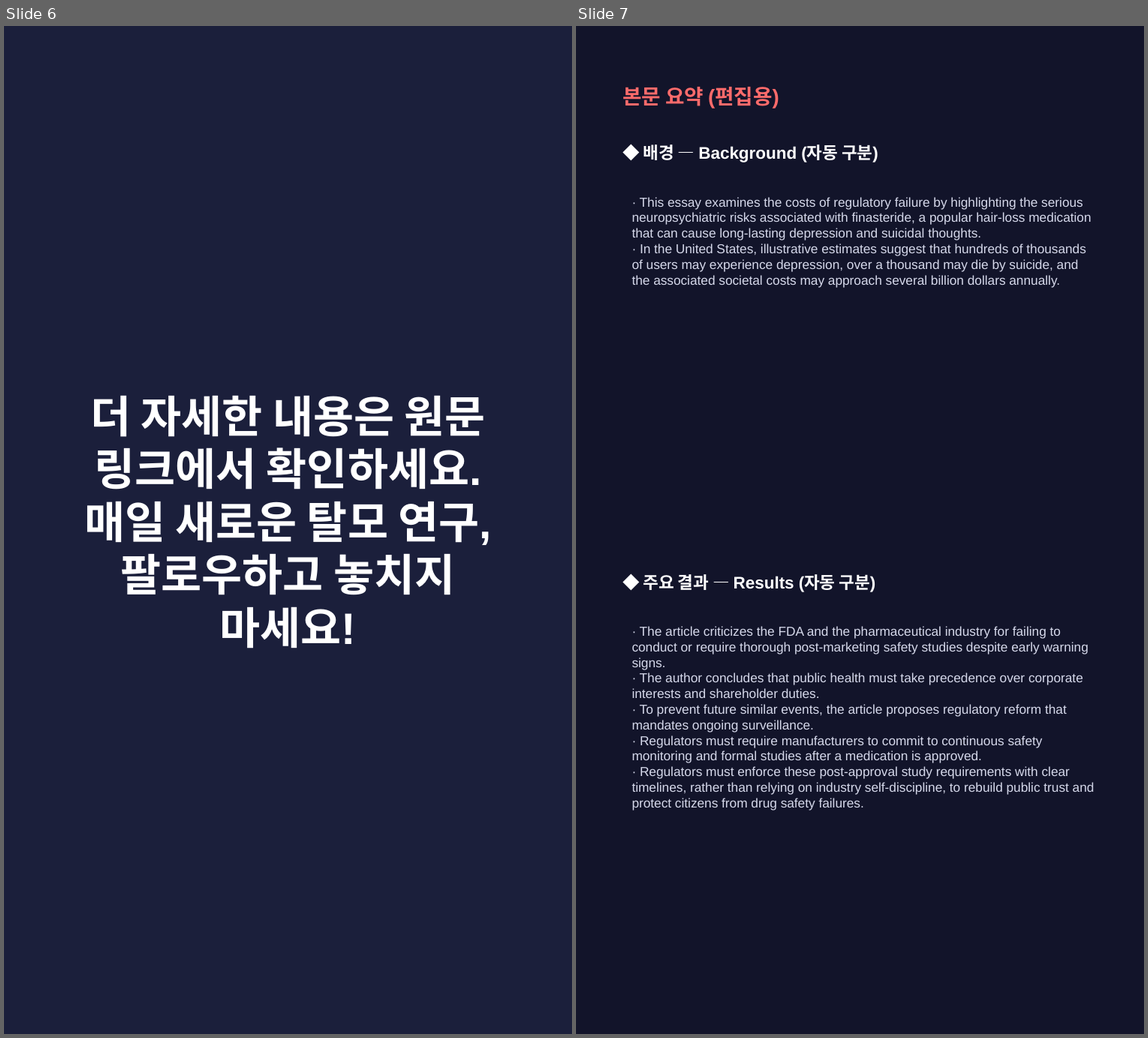
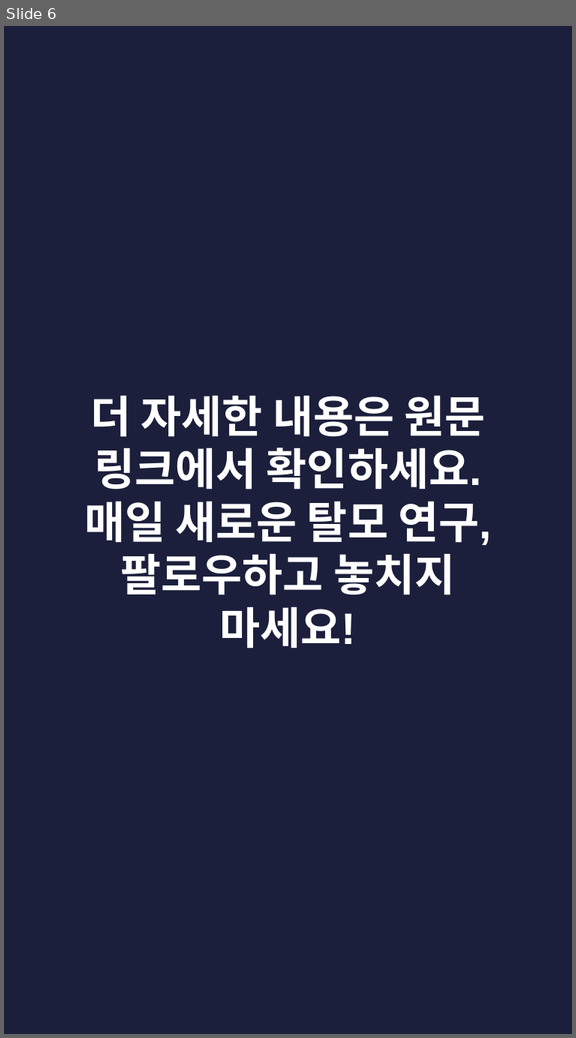
Before and after one commit to hyokang2010-BJ-ANTH/product-builder-test, a slide deck: pwa/data/latest/slides.pptx. Shown side by side, each under a label of ours: slides 6 and 7 before the commit, slide 6 after it. The pictures are 1148x1038 and 576x1038 pixels, drawn with LibreOffice and Linux fonts; fonts in the diff are those of the drawing. Boxes give left, top, right and bottom in pixels: in the first picture for what was removed or moved away, otherwise in the second. Text is boxed around its words. In the diff, an @@ line names an element or a change of style, - is before the commit and + after.

```diff
--- a/pwa/data/latest/slides.pptx
+++ b/pwa/data/latest/slides.pptx
@@ slide 7 removed at box(576, 26, 1144, 1034), background #12142A @@
@@ text removed at box(622, 87, 779, 108) @@
-본문 요약 (편집용)
@@ text removed at box(644, 144, 878, 162) @@
-◆ 배경 — Background (자동 구분)
@@ text removed at box(632, 197, 1090, 287) @@
-· This essay examines the costs of regulatory failure by highlighting the serious neuropsychiatric risks associated with finasteride, a popular hair-loss medication that can cause long-lasting depression and suicidal thoughts.
-· In the United States, illustrative estimates suggest that hundreds of thousands of users may experience depression, over a thousand may die by suicide, and the associated societal costs may approach several billion dollars annually.
@@ text removed at box(644, 574, 876, 592) @@
-◆ 주요 결과 — Results (자동 구분)
@@ text removed at box(632, 626, 1094, 810) @@
-· The article criticizes the FDA and the pharmaceutical industry for failing to conduct or require thorough post-marketing safety studies despite early warning signs.
-· The author concludes that public health must take precedence over corporate interests and shareholder duties.
-· To prevent future similar events, the article proposes regulatory reform that mandates ongoing surveillance.
-· Regulators must require manufacturers to commit to continuous safety monitoring and formal studies after a medication is approved.
-· Regulators must enforce these post-approval study requirements with clear timelines, rather than relying on industry self-discipline, to rebuild public trust and protect citizens from drug safety failures.
```
Also in this commit, not shown: 2 slides changed, 5 slides added, 3 other slides removed, 26 other files.
